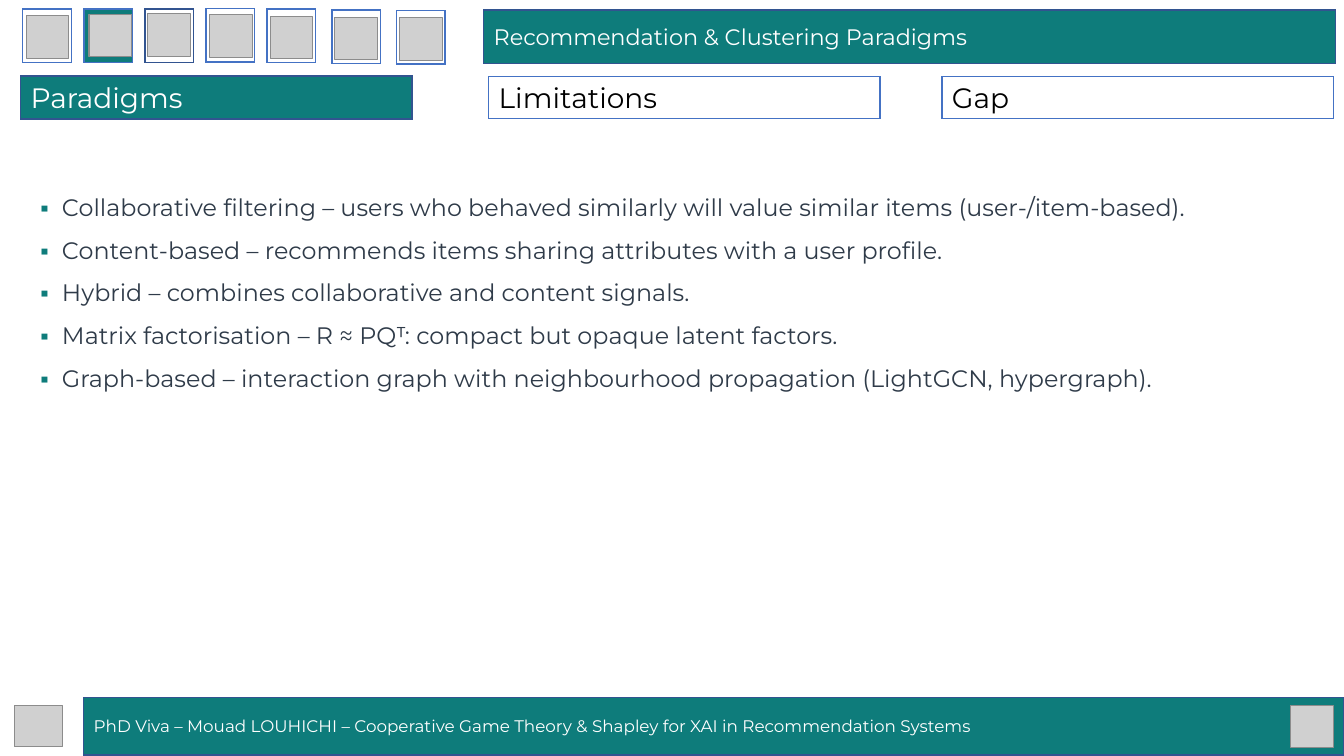
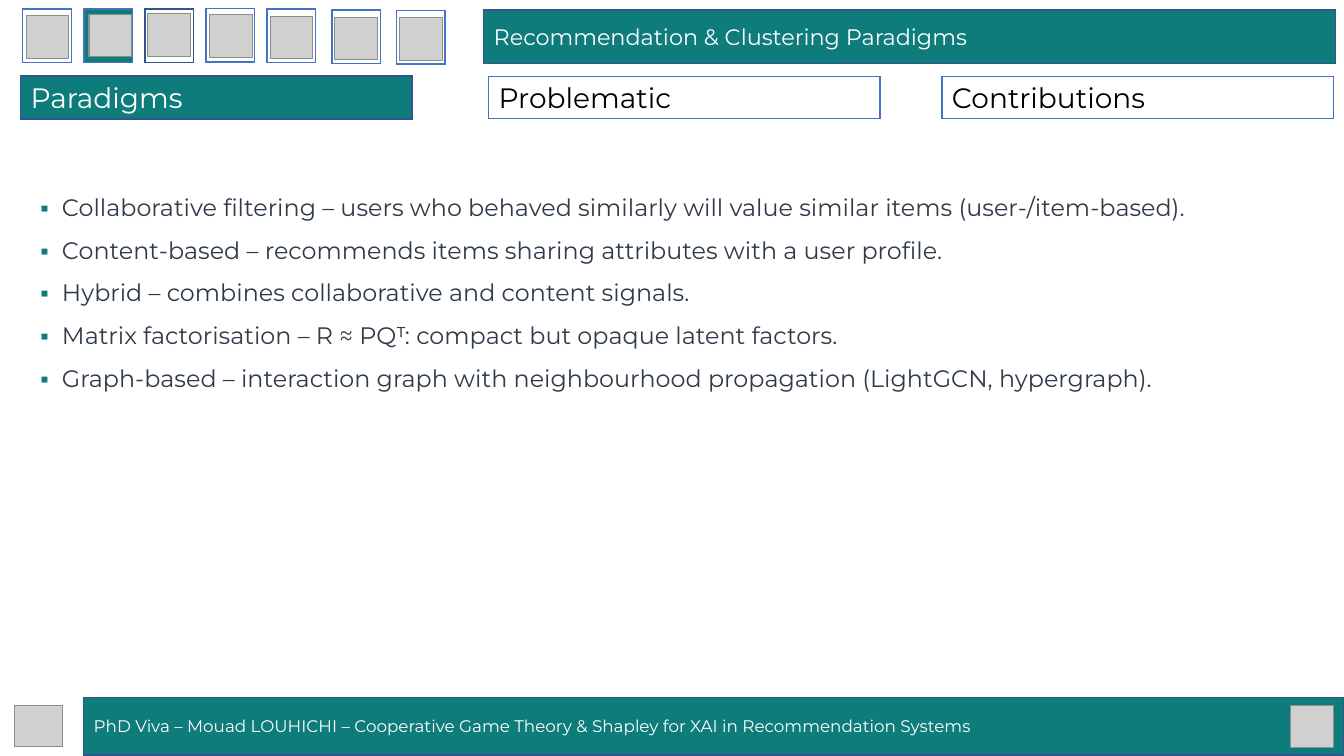
Before and after one commit to mouadlouhichi/phd-prep, a slide deck: slide 8 of viva/MOUAD_LOUHICHI_VIVA_40min.pptx. Drawn at 1344x756 pixels with LibreOffice and Linux fonts; fonts in the diff are those of the drawing; grey boxes stand for pictures. Boxes give left, top, right and bottom in pixels: in the first picture for what was removed or moved away, otherwise in the second. Text is boxed around its words. In the diff, an @@ line names an element or a change of style, - is before the commit and + after.

```diff
--- a/viva/MOUAD_LOUHICHI_VIVA_40min.pptx
+++ b/viva/MOUAD_LOUHICHI_VIVA_40min.pptx
@@ text in rectangle at box(499, 87, 671, 108): text changed @@
-Limitations
+Problematic
@@ text in rectangle at box(952, 87, 1145, 108): text changed @@
-Gap
+Contributions
```
Also in this commit, not shown: 43 other slides changed, 1 other file.
